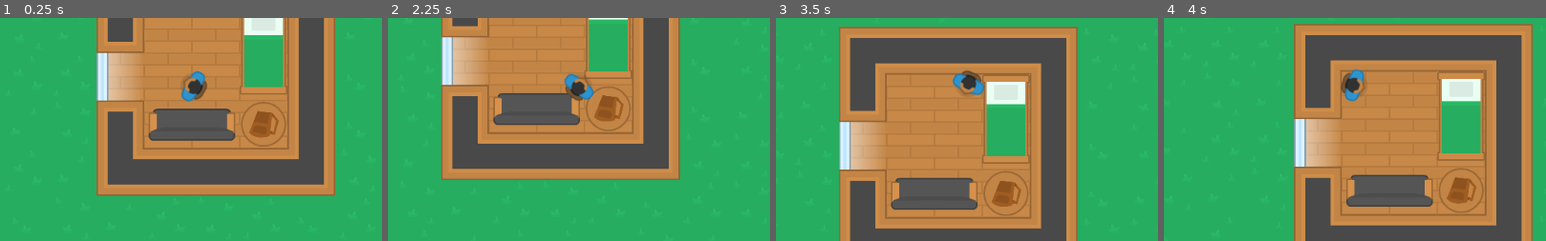
Above: before the commit, frames 1-4 (left to right).
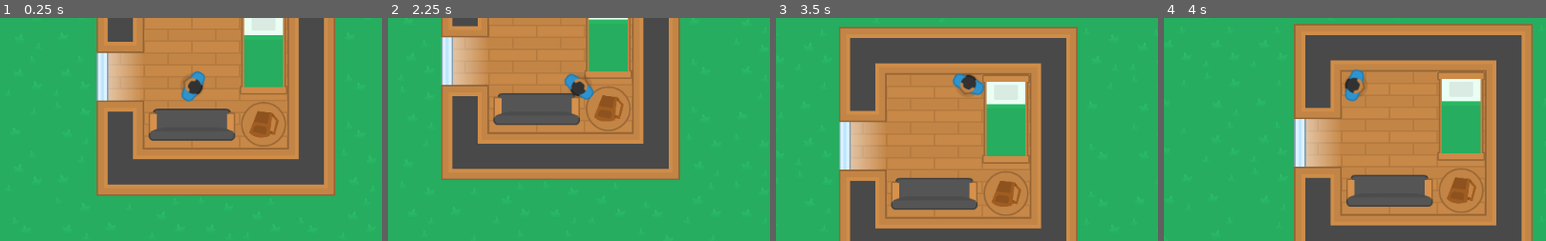
Above: after the commit, the same moments.

Repository: BrunoM24/Top-Down-Simple-Game
Game: Godot game, scene res://src/World.tscn
Same seed, same stepped clock (60 frames per second), same inputs: the game is played once before the commit and once after it.
Inputs (mouse positions are % of the whole screen's width and height, from its top left):
- Up to frame 1 (0.25 s): no input
- Up to frame 2 (2.25 s): tap Enter at 0.5, 2 s; move the mouse to (72, 45) at 0.52 s; hold D (move_right) 0.53-1.28 s; hold E (interact) 0.53-1.28 s; tap Space at 1.25 s; move the mouse to (30, 55) at 1.27 s; hold S (move_down) 1.28-2.03 s; click (30, 55) at 1.35 s; move the mouse to (60, 28) at 2.02 s; hold D (move_right) from 2.03 s (still down); hold E (interact) from 2.03 s (still down)
- Up to frame 3 (3.5 s): move the mouse to (45, 70) at 2.77 s; release D (move_right) at 2.78 s; release E (interact) at 2.78 s; hold W (move_up) from 2.78 s (still down); click (45, 70) at 2.85 s
- Up to frame 4 (4 s): move the mouse to (80, 65) at 3.52 s; release W (move_up) at 3.53 s; hold A (move_left) from 3.53 s (still down); hold E (interact) from 3.53 s (still down)
The pictures show only the part of the screen within x 25-75%, y 35-85%; the shares and areas given below are measured in that part.

The runs differ from the first frame. In frame 1, 0.1% of the frame differs, in the area x 50-55%, y 27-37%; in frame 2, 0.1%; in frame 3, 0.1%; in frame 4, 0.1%.
Error before the commit: Invalid set index 'pickable' (on base: 'Node2D') with value of type 'bool'. (res://src/player/Player.gd:81)
Error after the commit: Invalid set index 'pickable' (on base: 'Node2D') with value of type 'bool'. (res://src/player/Player.gd:88)

Commit message:
Player - Implemented the logic to show/hide the Backpack Sprite if the player as an Backpack equipad or not on the ready function

Diff:
--- a/src/player/Player.gd
+++ b/src/player/Player.gd
@@ -2,6 +2,7 @@
 
 
 onready var sprite: Sprite = $Sprite
+onready var backpackSprite: Sprite = $Backpack
 onready var pickableArea: Area2D = $PickableArea
 onready var animation_player: AnimationPlayer = $AnimationPlayer
 
@@ -11,8 +12,14 @@
 
 var gun: Gun
 
+var backpack_equiped: bool = false
+
 var pickableObjects: Array
 var pickableObject: Node2D
+
+
+func _ready() -> void:
+	backpackSprite.visible = backpack_equiped
 
 
 func _unhandled_input(event: InputEvent) -> void:
